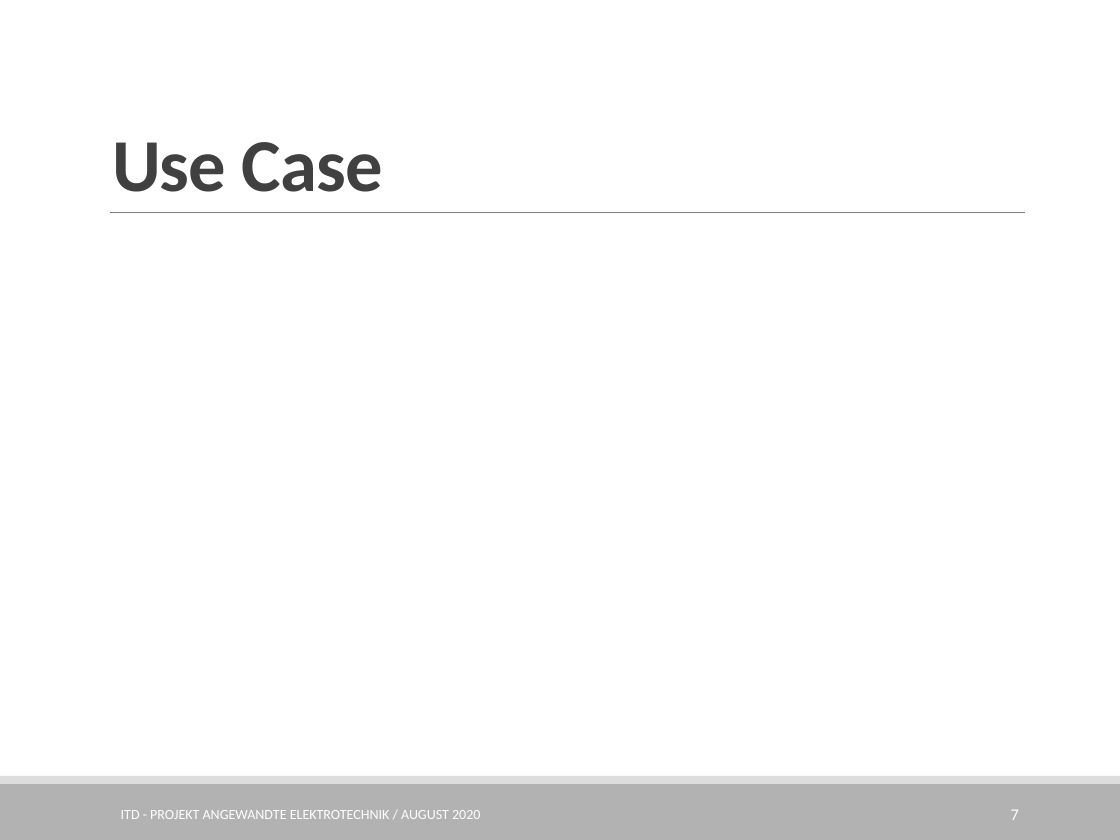
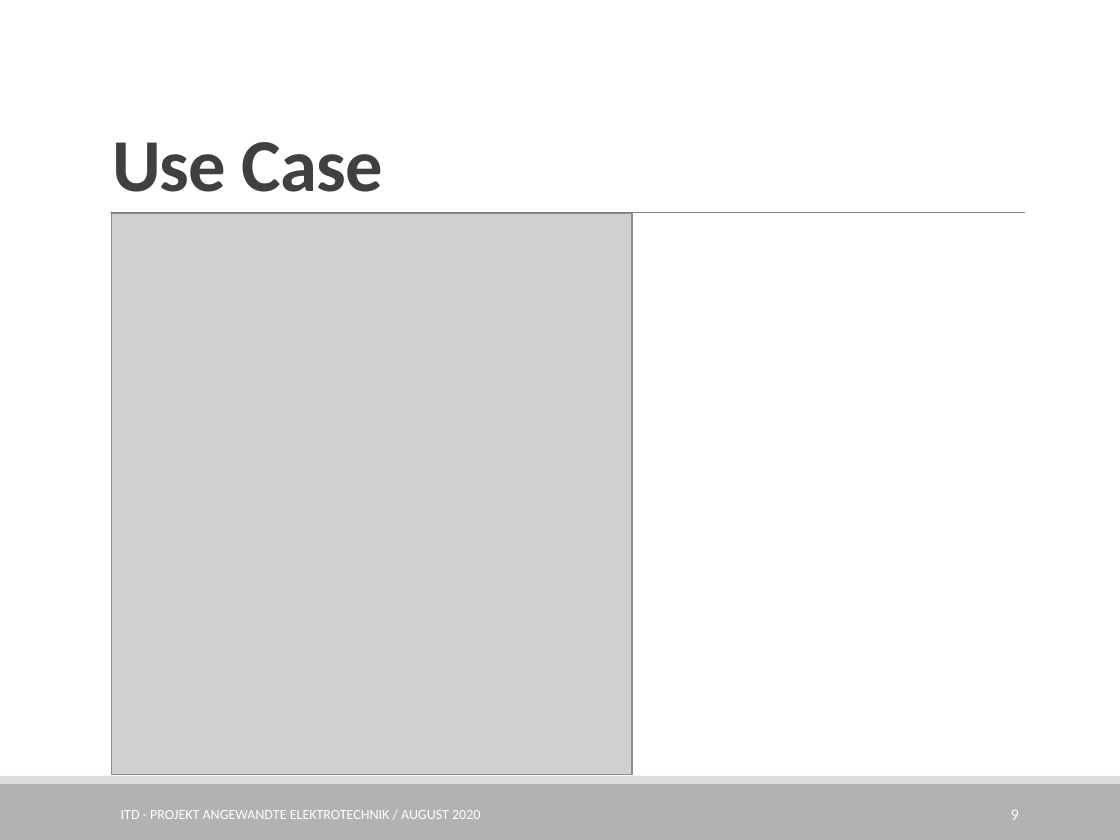
Before and after one commit to BrunoBerger/Rescue-Robot, a slide deck: slide 9 of Präsentation/Project_RescueRobot.pptx (slide 7 before the commit). Drawn at 1120x840 pixels with LibreOffice and Linux fonts; fonts in the diff are those of the drawing; grey boxes stand for pictures; background and template pictures are left out. Boxes give left, top, right and bottom in pixels: in the first picture for what was removed or moved away, otherwise in the second. Text is boxed around its words. In the diff, an @@ line names an element or a change of style, - is before the commit and + after.

```diff
--- a/Präsentation/Project_RescueRobot.pptx
+++ b/Präsentation/Project_RescueRobot.pptx
@@ picture added at box(111, 214, 632, 775) @@
@@ page number at box(1011, 809, 1019, 820): text changed @@
-7
+9
```
Also in this commit, not shown: 2 other slides changed, 3 slides added, 6 other files.
